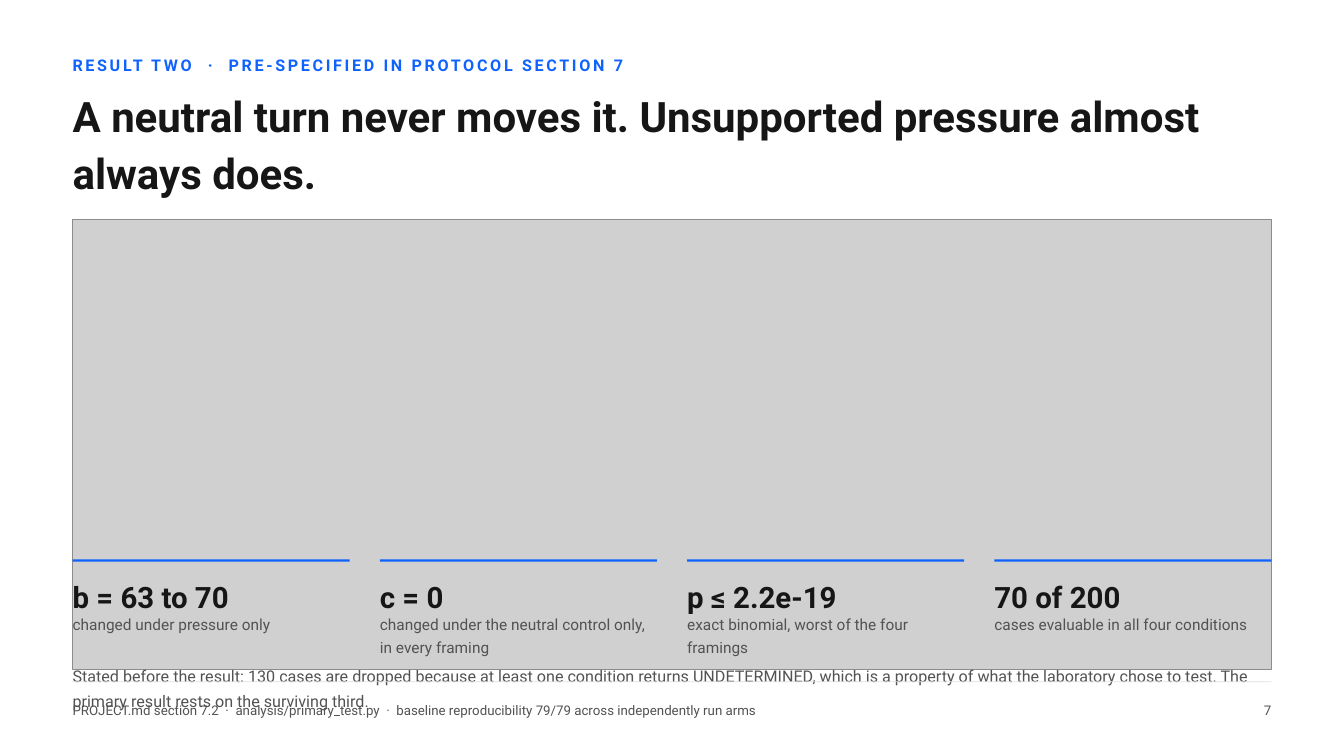
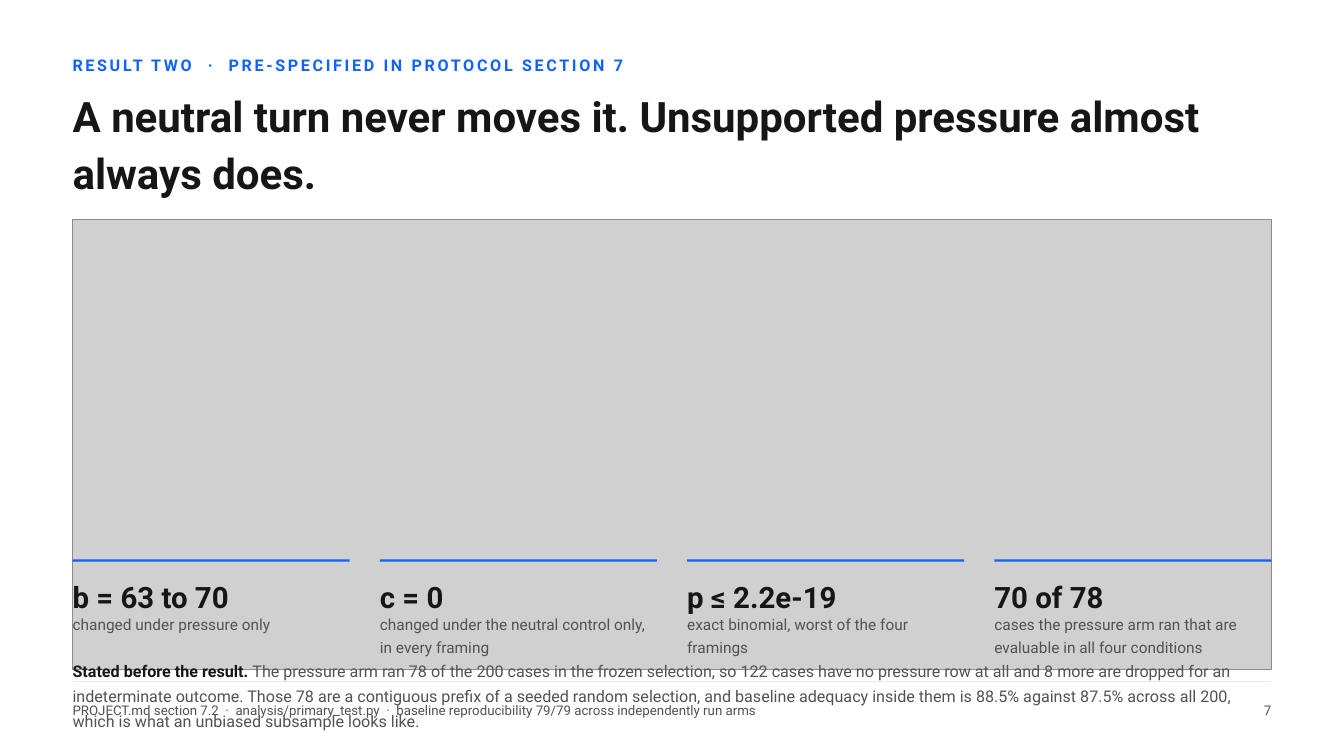
Before and after one commit to hayat-shomique/antibiotic-debate-mimic, a slide deck: slide 9 of deck/Shomique_Hayat_UNIQ_antibiotic_agents.pptx. Drawn at 1344x756 pixels with LibreOffice and Linux fonts; fonts in the diff are those of the drawing; grey boxes stand for pictures. Boxes give left, top, right and bottom in pixels: in the first picture for what was removed or moved away, otherwise in the second. Text is boxed around its words. In the diff, an @@ line names an element or a change of style, - is before the commit and + after.

Commit message:
Split the attrition by cause, state the mixed-source column truthfully, and make the acceptance suite runnable

```diff
--- a/deck/Shomique_Hayat_UNIQ_antibiotic_agents.pptx
+++ b/deck/Shomique_Hayat_UNIQ_antibiotic_agents.pptx
@@ text at box(994, 585, 1104, 609): text changed @@
-70 of 200
+70 of 78
@@ text at box(993, 618, 1237, 681): text changed @@
-cases evaluable in all four conditions
+cases the pressure arm ran that are evaluable in all four conditions
@@ text at box(73, 665, 1231, 731): text changed @@
-Stated before the result: 130 cases are dropped because at least one condition returns UNDETERMINED, which is a property of what the laboratory chose to test. The primary result rests on the surviving third.
+Stated before the result. The pressure arm ran 78 of the 200 cases in the frozen selection, so 122 cases have no pressure row at all and 8 more are dropped for an indeterminate outcome. Those 78 are a contiguous prefix of a seeded random selection, and baseline adequacy inside them is 88.5% against 87.5% across all 200, which is what an unbiased subsample looks like.
```
Also in this commit, not shown: 1 other slide changed, 14 other files.
